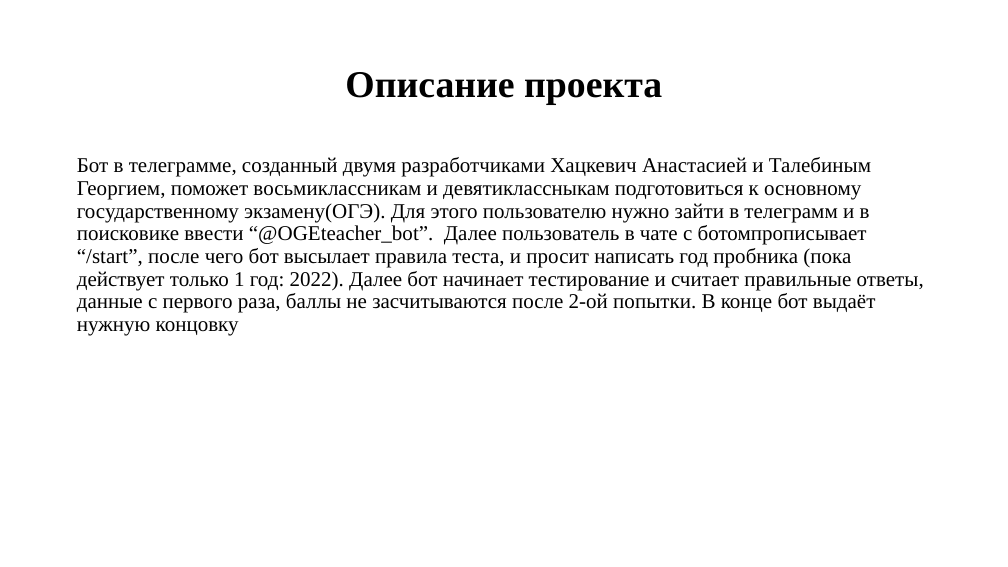
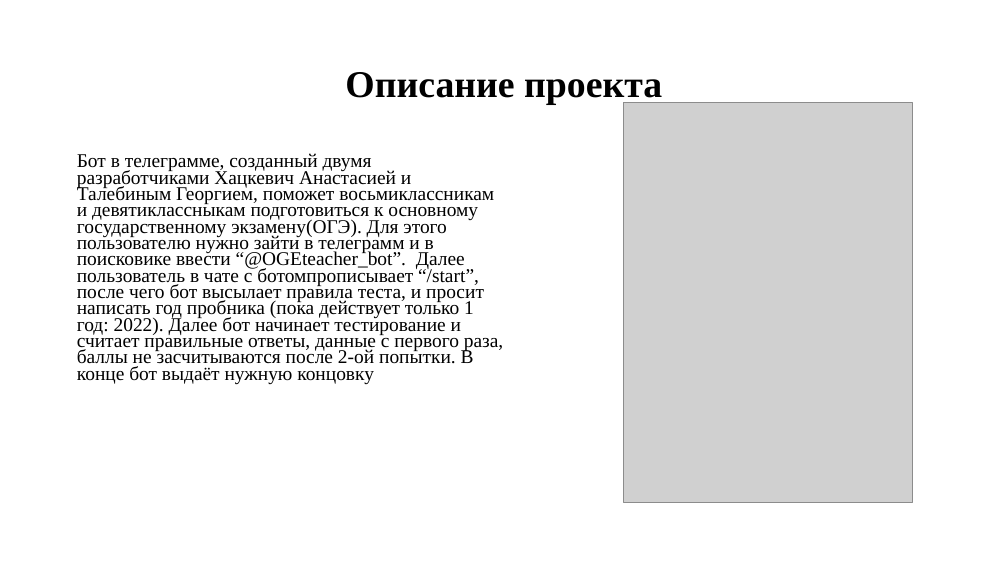
Before and after one commit to hcupakabra/Project_E_N, a slide deck: slide 2 of Project_E_N/бот в телеграмме презентация.pptx. Drawn at 1008x567 pixels with LibreOffice and Linux fonts; fonts in the diff are those of the drawing; grey boxes stand for pictures. Boxes give left, top, right and bottom in pixels: in the first picture for what was removed or moved away, otherwise in the second. Text is boxed around its words. In the diff, an @@ line names an element or a change of style, - is before the commit and + after.

```diff
--- a/Project_E_N/бот в телеграмме презентация.pptx
+++ b/Project_E_N/бот в телеграмме презентация.pptx
@@ picture added at (624,103,913,503) @@
@@ text "Бот в телеграмме, созданный двумя ..." at (77,153,503,384): size 20 to 18.5 pt; line spacing 0.9 to 0.7 @@
```
Also in this commit, not shown: 4 other slides changed, 2 other files.
